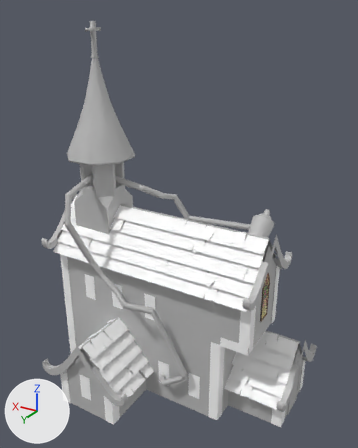
What one commit did to the FBX model FunGame/Assets/Assets/EnvironmentAssets/NewVenice/SongHouse/Songbirds House.fbx.
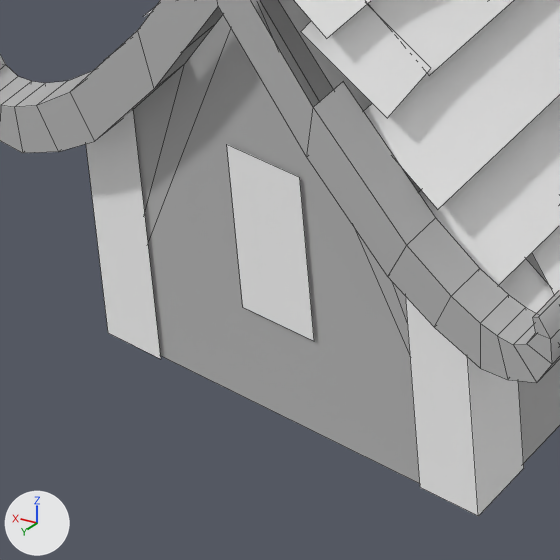
The first picture shows the older version from a 50 mm lens placed at (-0.135, 0.238, 0.237), pointed at (0.009, -0.001, 0.118). The close-ups show both versions on the part from 14% to 35% of the width and 79% to 96% of the height of that picture; other places that the commit changed are outside them. Arrows for +X, +Y and +Z are at lower left; the lights stay in place. The close-ups show mesh edges as thin lines. Where no turn or scale is listed for an object, it has been applied to the vertices.

Names of what the first close-up shows: 'HouseBase2', 'RoofBase1', 'RoofTiles28.003', 'RoofTrim3', 'Window2', 'polySurface38.004', 'polySurface42', 'polySurface43', 'polySurface44', 'polySurface45', 'polySurface46', 'trim5'.
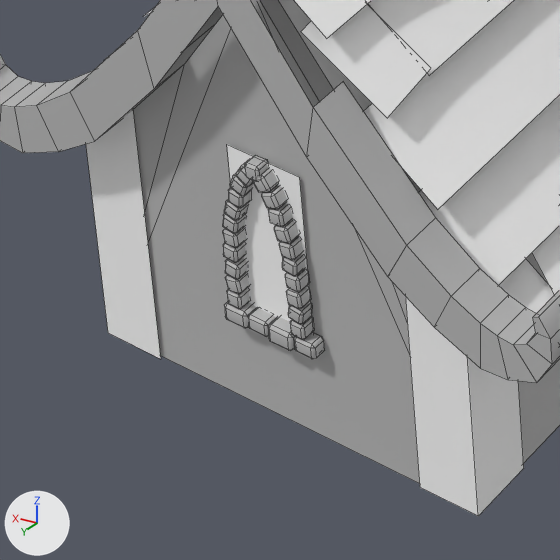
Location of each change, [x1, y1, x2, y2] in pixels of the close-ups (560 x 560 px):
'Window11', added
    after: [223, 155, 325, 359]

Edits to the bpy script that builds the scene:
```text
Add me_mesh_039_1:
    me_mesh_039_1.from_pydata(...)  # 600 vertices, 650 faces; spans x -0.0051..0.0051, y -0.001..0.001, z -0.0094..0.0094
    me_mesh_039_1.materials.append(mat_lambert1)  # grey #bcbcbc
Add ob_window11:
    ob_window11 = bpy.data.objects.new('Window11', me_mesh_039_1)
    ob_window11.location = (0.0423, 0.0576, 0.0194)
```
